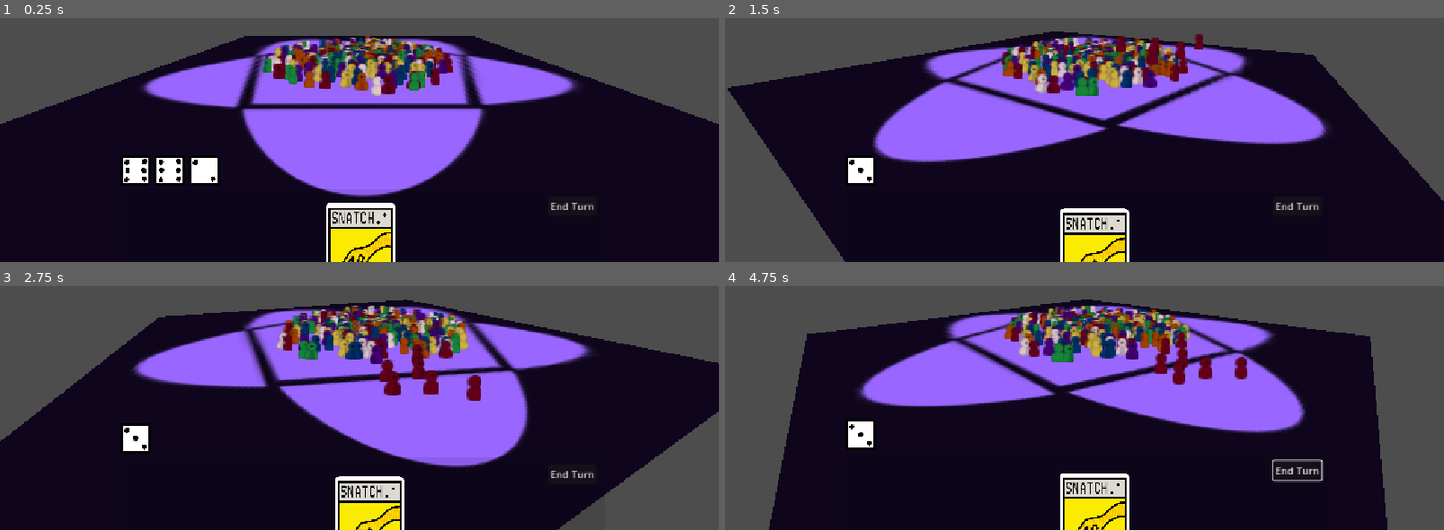
Above: before the commit, frames 1-4 (two rows, left to right).
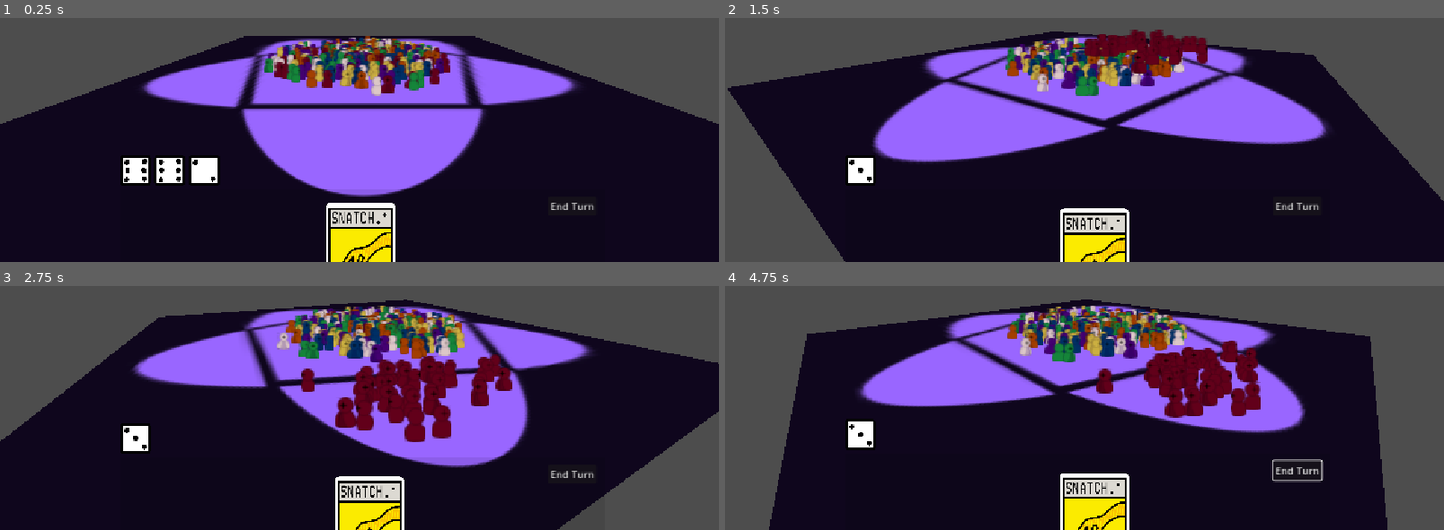
Above: after the commit, the same moments.

Repository: Kaplin86/CULTS
Game: Godot game, scene res://main.tscn
The game is run twice, just before and just after one commit, with the same random seed, the same clock (stepped at 60 frames per second) and the same inputs.
Inputs (mouse positions are in pixels of both pictures, inside the frame that each line leads up to):
- Up to frame 1 (0.25 s): no input
- Up to frame 2 (1.5 s): tap Enter at 0.5 s; move the mouse to (1242, 39) at 0.52 s; hold Right (ui_right) 0.53-1.25 s; tap Alt at 0.6 s; click (1242, 39) at 0.67 s; drag from (940, 81) to (1048, 140) at 1.27 s
- Up to frame 3 (2.75 s): move the mouse to (outside the picture) at 2.02 s; hold Right (ui_right) from 2.03 s (still down); tap Alt at 2.1 s
- Up to frame 4 (4.75 s): release Right (ui_right) at 2.75 s; drag from (1048, 408) to (outside the picture) at 2.77 s; click "End Turn" at 3.5 s; move the mouse to (1300, 388) at 4.27 s; hold Left (ui_left) from 4.28 s (still down); tap Alt at 4.35 s

The runs differ from the first frame. In frame 1, 2.7% of the frame differs, in the area x 36-63%, y 8-32%; in frame 2, 3.5%; in frame 3, 7.5%, in the area x 38-72%, y 8-64%; in frame 4, 6.2%.

Commit message:
made it so distances are based on a curve

Diff:
--- a/main.tscn
+++ b/main.tscn
@@ -10,6 +10,10 @@
 [ext_resource type="Script" uid="uid://bf0yg8p24j4kw" path="res://scripts/CardHandler.gd" id="8_5vw27"]
 [ext_resource type="Texture2D" uid="uid://b3c7v5rq1wmc6" path="res://assets/dice/1.svg" id="8_kek77"]
 [ext_resource type="Texture2D" uid="uid://02bwcn7mc1jq" path="res://assets/board/board.svg" id="10_4c57u"]
+
+[sub_resource type="Curve" id="Curve_4c57u"]
+_data = [Vector2(0, 0), 0.0, 2.9023821, 0, 0, Vector2(0.25938565, 0.31056428), 1.6585643, 1.6585643, 0, 0, Vector2(1, 1), 1.5390834, 0.0, 0, 0]
+point_count = 3
 
 [sub_resource type="CylinderShape3D" id="CylinderShape3D_4c57u"]
 radius = 2.4423828
@@ -23,6 +27,7 @@
 script = ExtResource("1_ig7tw")
 MainArea = NodePath("../Board/Area3D")
 PlayerplayingAreas = [NodePath("../Board/plyr1"), NodePath("../Board/plyr2"), NodePath("../Board/plyr3"), NodePath("../Board/plyr4"), NodePath("../Board/plyr5")]
+distanceGrad = SubResource("Curve_4c57u")
 
 [node name="Camera3D" type="Camera3D" parent="."]
 transform = Transform3D(-0.76998097, 0.32765356, -0.5475148, 0, 0.8580838, 0.5135098, 0.6380668, 0.39539278, -0.6607082, -8.325111, 3.2379994, -10.128132)
--- a/scripts/BoardHandler.gd
+++ b/scripts/BoardHandler.gd
@@ -5,6 +5,8 @@
 
 @export var MainArea : Area3D
 @export var PlayerplayingAreas : Array[Area3D] = []
+
+@export var distanceGrad : Curve = null
 
 var boardFigures := {
 	"crimson":43,
@@ -48,7 +50,7 @@
 			var newCultist = References.cultistVisual.duplicate()
 			add_child(newCultist)
 			var positionAngle = randf() * PI * 2
-			var distance = MainArea.get_child(0).shape.radius * randf()*2
+			var distance = MainArea.get_child(0).shape.radius * distanceGrad.sample(randf())*2
 			MainArea.get_child(0).global_position.y = 0
 			newCultist.global_position = Vector3(sin(positionAngle) * distance,0,cos(positionAngle)* distance) + MainArea.get_child(0).global_position
 			newCultist.global_rotation.y = randf() * PI * 2
@@ -71,7 +73,7 @@
 				add_child(newCultist)
 				var positionAngle = randf() * PI * 1
 				positionAngle += area.global_rotation.y
-				var distance = shape.shape.radius * randf()*2
+				var distance = shape.shape.radius * distanceGrad.sample(randf())*2
 				shape.global_position.y = 0
 				newCultist.global_position = Vector3(sin(positionAngle) * distance,0,cos(positionAngle)* distance) + shape.global_position
 				newCultist.global_rotation.y = randf() * PI * 2
@@ -84,14 +86,16 @@
 	var area = PlayerplayingAreas[num]
 	var shape = area.get_child(0)
 	for I in count:
+		print(I)
 		var selectedCultist = placedFigures.get_or_add("civ",{}).get_or_add(References.figureTypes.find_key(type),[]).pick_random()
+		placedFigures.get_or_add("civ",{}).get_or_add(References.figureTypes.find_key(type),[]).erase(selectedCultist)
 		var newTween = create_tween()
 
 
 		var newpos = Vector2(0,0)
 		var positionAngle = randf() * PI * 1
 		positionAngle += area.global_rotation.y
-		var distance = shape.shape.radius * randf()*2
+		var distance = shape.shape.radius *2 * distanceGrad.sample(randf())
 		shape.global_position.y = 0
 		newpos = Vector3(sin(positionAngle) * distance,0,cos(positionAngle)* distance) + shape.global_position
 
@@ -100,6 +104,8 @@
 		newTween.tween_property(selectedCultist.get_child(0),"offset",Vector2(0,0),0.25)
 
 		placedFigures.get_or_add(player,{}).get_or_add(References.figureTypes.find_key(type),[]).append(selectedCultist)
+		selectedCultist.name = "cultist" + str(I)
+		print(placedFigures.get_or_add(player,{}).get_or_add(References.figureTypes.find_key(type),[]).size())
 
 func movePlayerToPlayer():
 	pass
@@ -149,7 +155,7 @@
 
 	await get_tree().create_timer(1).timeout
 
-	moveCivToPlayer(References.figureTypes.crimson,playerObjects[0],5)
+	moveCivToPlayer(References.figureTypes.crimson,playerObjects[0],40)
 
 	while getBoardCount() != 0:
 		for plyr in playerObjects:
--- a/ui_handler.gd
+++ b/ui_handler.gd
@@ -26,6 +26,10 @@
 
 	if dragging:
 		draggingCard.global_position = draggingOffset + get_global_mouse_position()
+
+
+
+
 
 func _on_view_cards_mouse_entered() -> void:
 	viewCards = true
Not shown: 1 places in main.tscn that only renumber resources
